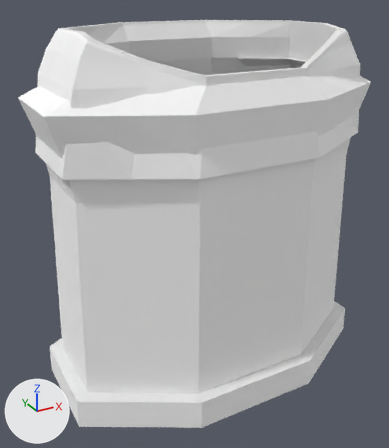
One commit to the OBJ model Models/person_hulk_robe_royal.obj: the scene before it, then after it.
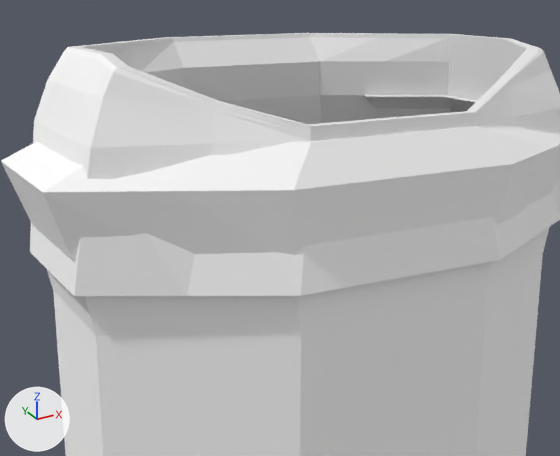
There are two pictures of each version: one whole from a 50 mm camera at (-0.563, -0.966, 0.85) aimed at (-0.033, -0.003, 0.368), one close up on the part from 4% to 92% of the width and 0% to 62% of the height. Lighting does not change. The marker at lower left points along +X, +Y and +Z. The first two pictures are the older version. Where no turn or scale is listed for an object, it has been applied to the vertices.

The older version as bpy lines, for what is in view:
```python
me_person_hulk_robe_royal = bpy.data.meshes.new('person_hulk_robe_royal')
me_person_hulk_robe_royal.from_pydata(...)  # 352 vertices, 696 faces; spans x -0.361..0.361, y -0.229..0.217, z 0.02..0.78
# faces by material slot: [260, 436]
me_person_hulk_robe_royal.materials.append(mat_stuff_plain)  # white #ffffff
me_person_hulk_robe_royal.materials.append(mat_stuff_plain_dark)  # white #e7e7e7
ob_person_hulk_robe_royal = bpy.data.objects.new('person_hulk_robe_royal', me_person_hulk_robe_royal)
ob_person_hulk_robe_royal.location = (0.0, 0.0, 0.0)
```
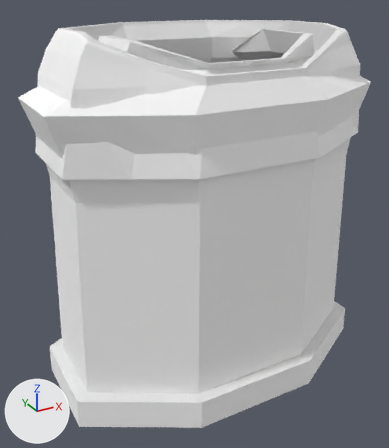
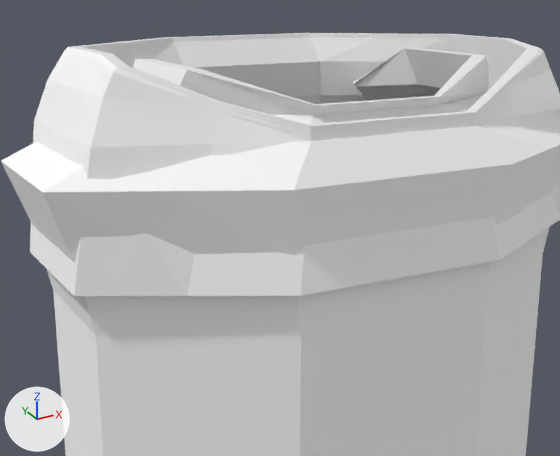
What differs and where, as boxes [x1, y1, x2, y2] in the close-ups (560 x 456 px):
part 1 of me_person_hulk_robe_royal, added: after [133, 48, 490, 124]

Edits to the bpy script that builds the scene:
```text
Change me_person_hulk_robe_royal:
    used by ob_person_hulk_robe_royal; location = (0.0, 0.0, 0.0)
    remove me_person_hulk_robe_royal.from_pydata(...)  # 352 vertices, 696 faces; spans x -0.361..0.361, y -0.229..0.217, z 0.02..0.78
    add me_person_hulk_robe_royal.from_pydata(...)  # 416 vertices, 820 faces; spans x -0.361..0.361, y -0.229..0.217, z 0.02..0.78
    me_person_hulk_robe_royal part 1: a new loose piece of 64 vertices spanning x -0.302..0.302, y -0.162..0.143, z 0.68..0.765
```
